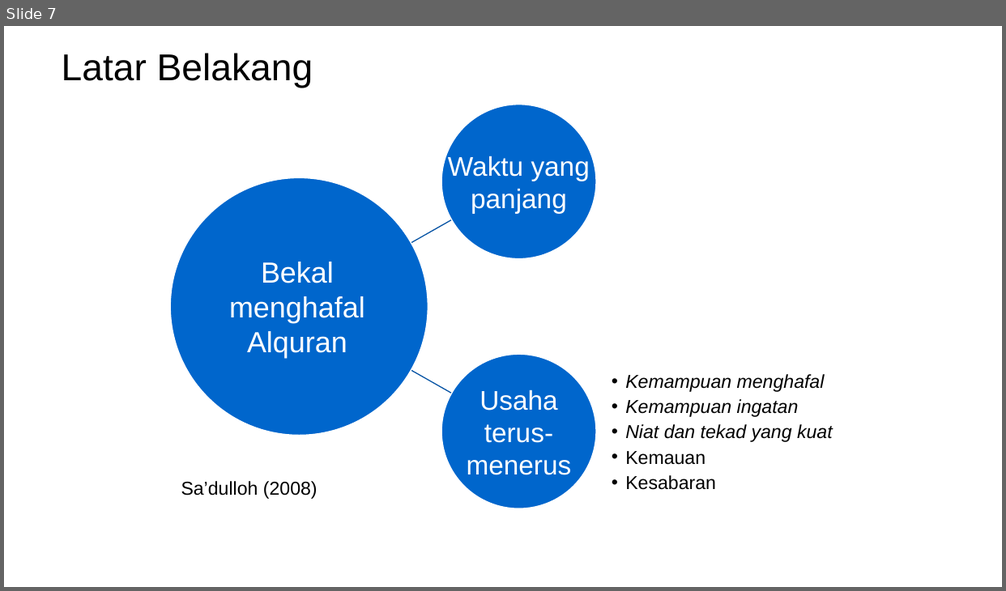
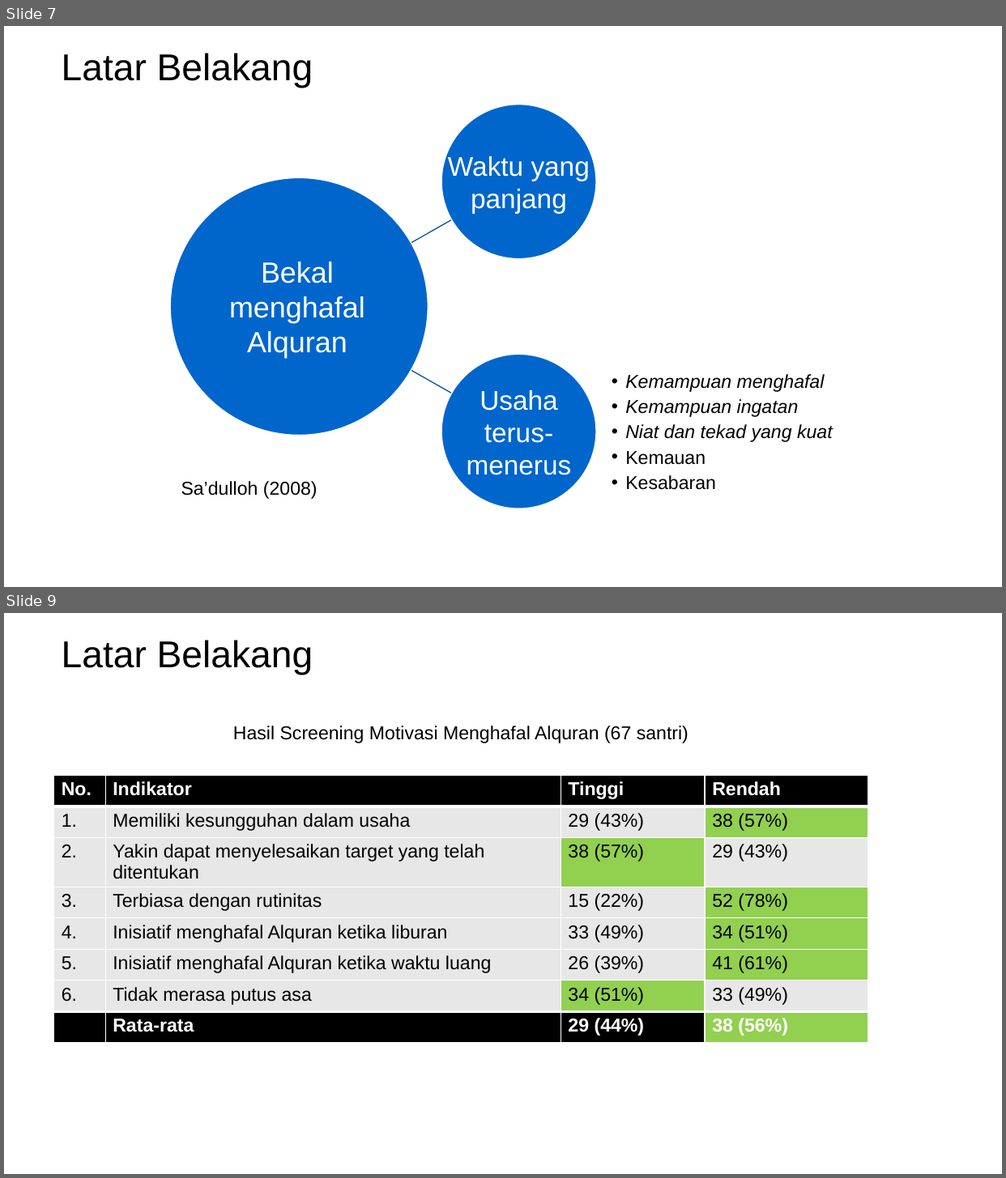
Before and after one commit to mzaini30/skripsi, a slide deck: seminar proposal.pptx. Shown one above the other, each under a label of ours: slide 7 before the commit, slides 7 and 9 after it; the slides between them are not shown. The pictures are 1006x591 and 1006x1178 pixels, drawn with LibreOffice and Linux fonts; fonts in the diff are those of the drawing; background and template pictures are left out. Boxes give left, top, right and bottom in pixels: in the first picture for what was removed or moved away, otherwise in the second. Text is boxed around its words. In the diff, an @@ line names an element or a change of style, - is before the commit and + after.

Commit message:
oke

```diff
--- a/seminar proposal.pptx
+++ b/seminar proposal.pptx
@@ slide 9 added at <box>4,613,1002,1174</box>, background picture (left out) @@
@@ title added at <box>62,640,313,675</box>, 36 pt, text #000000 @@
+Latar Belakang
@@ text added at <box>233,726,688,743</box>, 18 pt, text #000000 @@
+Hasil Screening Motivasi Menghafal Alquran (67 santri)
@@ table added at <box>54,776,868,1046</box>, 8 rows, 4 columns @@
+No. | Indikator | Tinggi | Rendah
+1. | Memiliki kesungguhan dalam usaha | 29 (43%) | 38 (57%)
+2. | Yakin dapat menyelesaikan target yang telah ditentukan | 38 (57%) | 29 (43%)
+3. | Terbiasa dengan rutinitas | 15 (22%) | 52 (78%)
+4. | Inisiatif menghafal Alquran ketika liburan | 33 (49%) | 34 (51%)
+5. | Inisiatif menghafal Alquran ketika waktu luang | 26 (39%) | 41 (61%)
+6. | Tidak merasa putus asa | 34 (51%) | 33 (49%)
+ | Rata-rata | 29 (44%) | 38 (56%)
```
Also in this commit, not shown: 8 other slides added.
